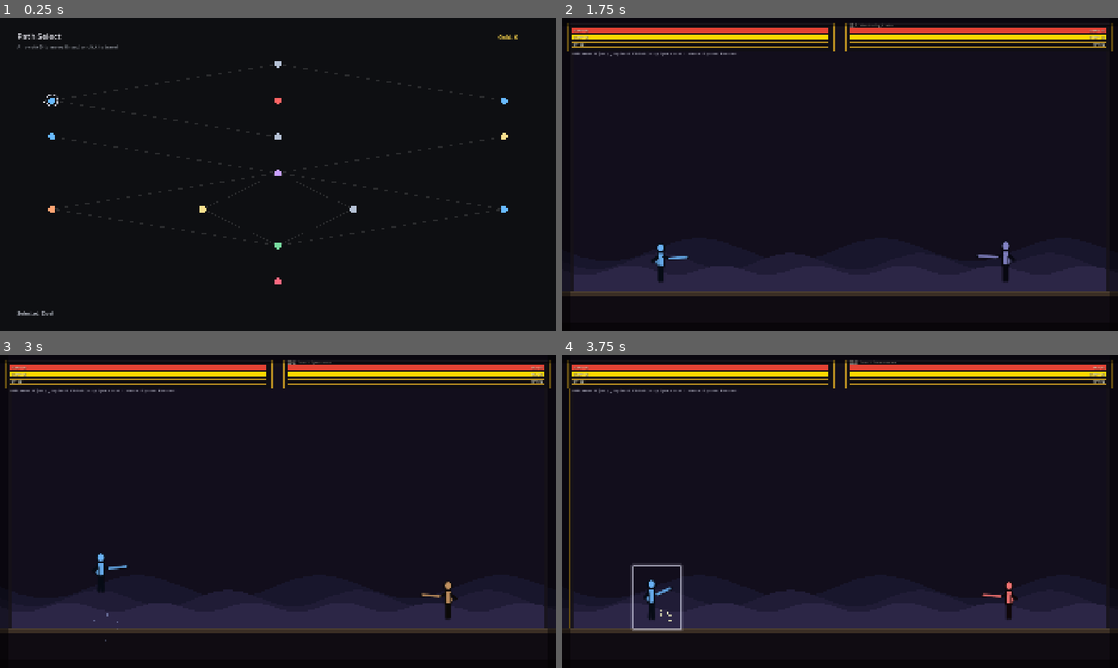
Above: before the commit, frames 1-4 (two rows, left to right).
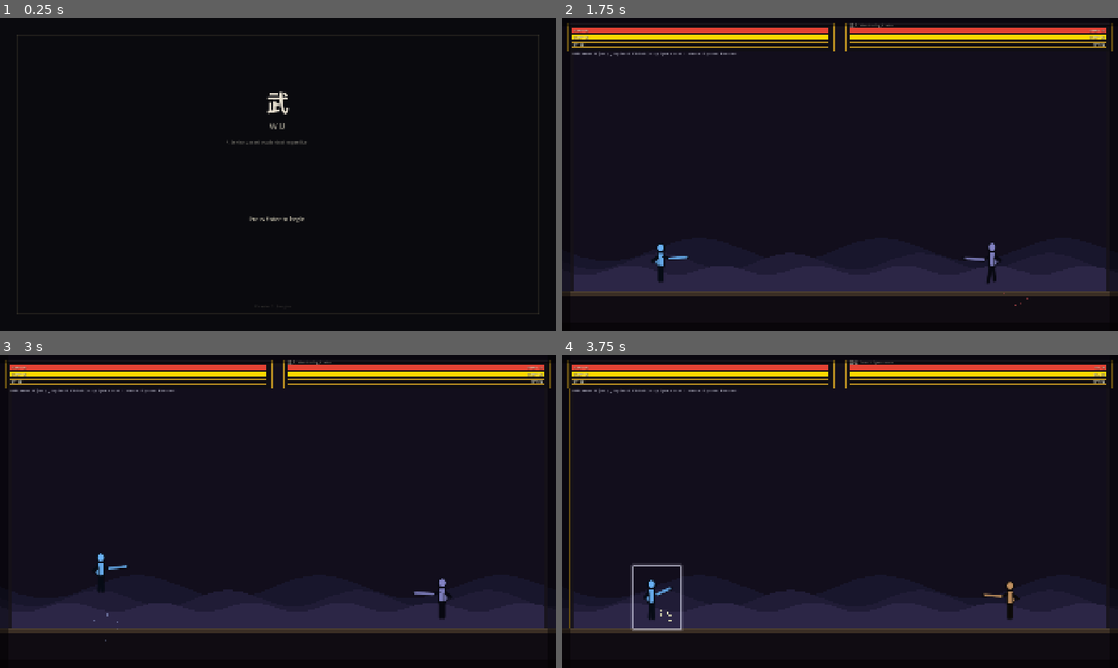
Above: after the commit, the same moments.

Repository: Neroysq/WU
Game: Godot game, scene res://scenes/Main.tscn
The game is run twice, just before and just after one commit, with the same random seed, the same clock (stepped at 60 frames per second) and the same inputs.
Inputs (mouse positions are in pixels of both pictures, inside the frame that each line leads up to):
- Up to frame 1 (0.25 s): no input
- Up to frame 2 (1.75 s): tap Enter at 0.5 s; move the mouse to (962, 158) at 0.52 s; hold D 0.53-1.28 s; tap R at 0.6, 1.35 s; click (962, 158) at 0.67 s; tap Space at 0.77, 1.52 s; move the mouse to (728, 190) at 1.27 s; hold S from 1.28 s (still down); click (728, 190) at 1.42 s
- Up to frame 3 (3 s): move the mouse to (333, 442) at 2.02 s; release S at 2.03 s; hold D 2.03-2.78 s; tap P at 2.1 s; click (333, 442) at 2.17 s; tap R at 2.3 s; tap Space at 2.75 s; move the mouse to (250, 574) at 2.77 s; hold W from 2.78 s (still down); tap Enter at 2.85 s; click (250, 574) at 2.92 s
- Up to frame 4 (3.75 s): tap Space at 3.02 s; tap R at 3.05 s; tap Enter at 3.5 s; move the mouse to (1006, 558) at 3.52 s; release W at 3.53 s; hold A from 3.53 s (still down); tap J at 3.6 s; click (1006, 558) at 3.67 s

The runs differ from the first frame. In frame 1, 1.8% of the frame differs, in the area x 3-97%, y 4-96%; in frame 2, 0.4%; in frame 3, 0.4%; in frame 4, 0.2%.

Commit message:
implement wu run flow polish and chapter completion

Diff:
--- a/WUGodot/data/Enemies/BanditSpearman.json
+++ b/WUGodot/data/Enemies/BanditSpearman.json
@@ -7,9 +7,9 @@
   "moveSpeed": 180.0,
   "jumpForce": 650.0,
   "gravity": 2800.0,
-  "healthMax": 80.0,
-  "postureMax": 90.0,
-  "postureRecoveryRate": 9.0,
+  "healthMax": 75.0,
+  "postureMax": 80.0,
+  "postureRecoveryRate": 7.0,
   "attackRange": 110.0,
   "halfWidth": 22.0,
   "height": 90.0,
--- a/WUGodot/data/Enemies/BanditSwordsman.json
+++ b/WUGodot/data/Enemies/BanditSwordsman.json
@@ -7,17 +7,17 @@
   "moveSpeed": 200.0,
   "jumpForce": 700.0,
   "gravity": 2800.0,
-  "healthMax": 90.0,
-  "postureMax": 100.0,
-  "postureRecoveryRate": 10.0,
+  "healthMax": 80.0,
+  "postureMax": 85.0,
+  "postureRecoveryRate": 8.0,
   "attackRange": 72.0,
   "halfWidth": 22.0,
   "height": 88.0,
   "colorBody": "#FF7878",
   "colorAccent": "#D23C3C",
   "pattern_table": ["bandit_slash", "bandit_thrust_perilous", "bandit_overhead"],
-  "aggression": 0.5,
-  "blockChance": 0.25,
+  "aggression": 0.45,
+  "blockChance": 0.2,
   "preferredRange": 72.0,
   "retreatChance": 0.02,
   "dashChance": 0.03
--- a/WUGodot/data/Enemies/IronBear.json
+++ b/WUGodot/data/Enemies/IronBear.json
@@ -7,16 +7,16 @@
   "moveSpeed": 240.0,
   "jumpForce": 600.0,
   "gravity": 2800.0,
-  "healthMax": 300.0,
-  "postureMax": 180.0,
-  "postureRecoveryRate": 16.0,
+  "healthMax": 280.0,
+  "postureMax": 160.0,
+  "postureRecoveryRate": 14.0,
   "attackRange": 90.0,
   "halfWidth": 30.0,
   "height": 104.0,
   "colorBody": "#CC6644",
   "colorAccent": "#884422",
   "pattern_table": ["bear_swipe", "bear_overhead", "bear_stomp", "bear_crush_grab"],
-  "aggression": 0.55,
+  "aggression": 0.5,
   "blockChance": 0.15,
   "preferredRange": 90.0,
   "retreatChance": 0.01,
--- a/WUGodot/data/Enemies/MaskedAssassin.json
+++ b/WUGodot/data/Enemies/MaskedAssassin.json
@@ -7,19 +7,19 @@
   "moveSpeed": 420.0,
   "jumpForce": 800.0,
   "gravity": 2800.0,
-  "healthMax": 100.0,
-  "postureMax": 90.0,
-  "postureRecoveryRate": 11.0,
+  "healthMax": 90.0,
+  "postureMax": 85.0,
+  "postureRecoveryRate": 9.0,
   "attackRange": 68.0,
   "halfWidth": 20.0,
   "height": 86.0,
   "colorBody": "#444466",
   "colorAccent": "#222244",
   "pattern_table": ["smoke_thrust", "flicker_slash", "assassin_backstab", "assassin_perilous_grab"],
-  "aggression": 0.65,
+  "aggression": 0.6,
   "blockChance": 0.2,
   "preferredRange": 68.0,
   "retreatChance": 0.06,
   "dashChance": 0.12,
-  "teleport_chance": 0.08
+  "teleport_chance": 0.06
 }
--- a/WUGodot/data/Enemies/SectDisciple.json
+++ b/WUGodot/data/Enemies/SectDisciple.json
@@ -7,17 +7,17 @@
   "moveSpeed": 380.0,
   "jumpForce": 780.0,
   "gravity": 2800.0,
-  "healthMax": 140.0,
-  "postureMax": 130.0,
-  "postureRecoveryRate": 14.0,
+  "healthMax": 130.0,
+  "postureMax": 120.0,
+  "postureRecoveryRate": 12.0,
   "attackRange": 78.0,
   "halfWidth": 24.0,
   "height": 92.0,
   "colorBody": "#FFAA6E",
   "colorAccent": "#E65C00",
   "pattern_table": ["disciple_slash", "disciple_thrust", "disciple_sweep", "disciple_counter", "disciple_jump_attack"],
-  "aggression": 0.7,
-  "blockChance": 0.45,
+  "aggression": 0.65,
+  "blockChance": 0.4,
   "preferredRange": 78.0,
   "retreatChance": 0.03,
   "dashChance": 0.08
--- a/WUGodot/data/Enemies/WanderingRonin.json
+++ b/WUGodot/data/Enemies/WanderingRonin.json
@@ -7,17 +7,17 @@
   "moveSpeed": 300.0,
   "jumpForce": 750.0,
   "gravity": 2800.0,
-  "healthMax": 120.0,
-  "postureMax": 110.0,
-  "postureRecoveryRate": 12.0,
+  "healthMax": 110.0,
+  "postureMax": 100.0,
+  "postureRecoveryRate": 10.0,
   "attackRange": 80.0,
   "halfWidth": 22.0,
   "height": 90.0,
   "colorBody": "#8888CC",
   "colorAccent": "#5555AA",
   "pattern_table": ["ronin_slash", "ronin_thrust", "ronin_sweep", "ronin_perilous_thrust"],
-  "aggression": 0.6,
-  "blockChance": 0.35,
+  "aggression": 0.55,
+  "blockChance": 0.3,
   "preferredRange": 80.0,
   "retreatChance": 0.03,
   "dashChance": 0.06
--- a/WUGodot/data/Settings/GameSettings.json
+++ b/WUGodot/data/Settings/GameSettings.json
@@ -8,15 +8,15 @@
   "worldBoundsLeft": 80.0,
   "worldBoundsRight": 1840.0,
 
-  "defaultPostureRecoveryRate": 12.0,
-  "parryWindow": 0.12,
+  "defaultPostureRecoveryRate": 10.0,
+  "parryWindow": 0.15,
   "stunDuration": 0.7,
   "groundMoveControl": 0.25,
   "airMoveControl": 0.12,
   "attackMoveControlMultiplier": 2.0,
   "blockHealthMultiplier": 0.2,
-  "blockPostureMultiplier": 1.6,
-  "parryPostureDamage": 55.0,
+  "blockPostureMultiplier": 1.5,
+  "parryPostureDamage": 50.0,
   "parryStunDuration": 0.6,
 
   "cameraShakeDecay": 20.0,
--- a/WUGodot/scripts/combat_scene.gd
+++ b/WUGodot/scripts/combat_scene.gd
@@ -30,6 +30,8 @@
 var _is_paused: bool = false
 var _debug_enabled: bool = false
 var _heavy_committed_attack: bool = false
+var _boss_death_timer: float = 0.0
+var _boss_death_triggered: bool = false
 
 var _input_tracker: InputTracker = InputTracker.new()
 var _input_buffer: Variant = InputBufferScript.new()
@@ -79,6 +81,8 @@
 	_slow_mo_timer = 0.0
 	_slow_mo_factor = 1.0
 	_heavy_committed_attack = false
+	_boss_death_timer = 0.0
+	_boss_death_triggered = false
 
 	_particle_system.clear()
 	_damage_number_system.clear()
@@ -146,6 +150,23 @@
 		queue_redraw()
 		return
 
+	if _boss_death_triggered:
+		_boss_death_timer -= delta
+		if _boss_death_timer <= 0.0:
+			_boss_death_triggered = false
+			_is_paused_on_end = true
+			_end_message = "Boss Defeated (Enter)"
+			_sync_input_tracker()
+			queue_redraw()
+			return
+		if not _is_paused:
+			_camera.update(delta)
+			_particle_system.update(dt)
+			_damage_number_system.update(dt)
+		_sync_input_tracker()
+		queue_redraw()
+		return
+
 	_combat_system.update_facing(_player, _enemy)
 
 	var attack_key: int = int(_player.controls.get("attack", KEY_J))
@@ -170,8 +191,17 @@
 	elif _enemy.health_current <= 0.0:
 		if _player.technique_engine != null:
 			_player.technique_engine.on_kill(_player)
-		_is_paused_on_end = true
-		_end_message = "Boss Defeated (Enter)" if _current_node.node_type == MapNode.NodeType.BOSS else "Victory (Enter)"
+		if _current_node.node_type == MapNode.NodeType.BOSS:
+			_boss_death_triggered = true
+			_boss_death_timer = 1.0
+			_trigger_slow_mo(0.2, 1.0)
+			_on_camera_shake(20.0)
+			_show_feedback("破山!", 1.2)
+			_particle_system.spawn_hit_sparks(_enemy.position + Vector2(0.0, -_enemy.height * 0.5), 40, Color8(255, 200, 80))
+			_particle_system.spawn_hit_sparks(_enemy.position + Vector2(0.0, -_enemy.height * 0.3), 20, Color8(255, 120, 40))
+		else:
+			_is_paused_on_end = true
+			_end_message = "Victory (Enter)"
 
 	if not _is_paused:
 		_camera.update(delta)
--- a/WUGodot/scripts/main.gd
+++ b/WUGodot/scripts/main.gd
@@ -4,6 +4,7 @@
 const ShopGeneratorScript = preload("res://scripts/shop_generator.gd")
 
 enum SceneType {
+	MAIN_MENU,
 	MAP,
 	COMBAT,
 	REWARD,
@@ -11,12 +12,13 @@
 	SHOP,
 	REST,
 	FORGET_TECHNIQUE,
+	VICTORY,
 	GAME_OVER,
 }
 
 @onready var _combat_scene: CombatScene = $CombatScene
 
-var _current_scene: int = SceneType.MAP
+var _current_scene: int = SceneType.MAIN_MENU
 var _run_state: RunState
 var _player: Fighter
 var _map_selection_idx: int = 0
@@ -37,6 +39,10 @@
 var _forget_selection_idx: int = 0
 var _rest_choice_idx: int = 0
 var _combat_gold_multiplier: int = 1
+var _run_start_time: float = 0.0
+var _run_end_time: float = 0.0
+var _run_gold_earned: int = 0
+var _run_techniques_acquired: Array[String] = []
 
 var _input_tracker: InputTracker = InputTracker.new()
 var _cursor_flash: float = 0.0
@@ -45,8 +51,9 @@
 	Engine.max_fps = GameConstants.TARGET_FPS
 	Input.set_mouse_mode(Input.MOUSE_MODE_VISIBLE)
 	DataManager.initialize()
-	start_new_run()
+	_current_scene = SceneType.MAIN_MENU
 	_combat_scene.combat_end.connect(_on_combat_end)
+	_combat_scene.deactivate()
 	queue_redraw()
 	_sync_input_tracker()
 
@@ -72,6 +79,10 @@
 	_forget_selection_idx = 0
 	_rest_choice_idx = 0
 	_combat_gold_multiplier = 1
+	_run_start_time = Time.get_ticks_msec() / 1000.0
+	_run_end_time = 0.0
+	_run_gold_earned = 0
+	_run_techniques_acquired.clear()
 	_input_tracker.clear()
 	_combat_scene.on_exit()
 	_combat_scene.deactivate()
@@ -80,20 +91,22 @@
 	_cursor_flash += delta
 
 	if Input.is_key_pressed(KEY_ESCAPE):
-		if _current_scene == SceneType.MAP or _current_scene == SceneType.GAME_OVER:
+		if _current_scene == SceneType.MAIN_MENU or _current_scene == SceneType.MAP or _current_scene == SceneType.GAME_OVER:
 			get_tree().quit()
 			return
 
 	if _input_tracker.pressed_key(KEY_F5):
 		DataManager.reload_data()
 
-	if _input_tracker.pressed_key(KEY_R):
+	if _input_tracker.pressed_key(KEY_R) and (_current_scene == SceneType.MAP or _current_scene == SceneType.COMBAT):
 		start_new_run()
 		_sync_input_tracker()
 		queue_redraw()
 		return
 
 	match _current_scene:
+		SceneType.MAIN_MENU:
+			_update_main_menu()
 		SceneType.MAP:
 			_update_map()
 		SceneType.COMBAT:
@@ -108,11 +121,18 @@
 			_update_rest()
 		SceneType.FORGET_TECHNIQUE:
 			_update_forget_technique()
+		SceneType.VICTORY:
+			_update_victory()
 		SceneType.GAME_OVER:
 			_update_game_over()
 
 	_sync_input_tracker()
 	queue_redraw()
+
+func _update_main_menu() -> void:
+	if _accept_pressed() or _input_tracker.pressed_mouse(MOUSE_BUTTON_LEFT):
+		start_new_run()
+		_current_scene = SceneType.MAP
 
 func _update_map() -> void:
 	var next_nodes: Array[MapNode] = _run_state.get_available_next()
@@ -243,6 +263,10 @@
 		_shop_message = str(result.get("message", ""))
 		_shop_message_timer = 2.0
 		if bool(result.get("success", false)):
+			if str(item.get("type", "")) == "technique":
+				var bought_id: String = str(item.get("technique_id", ""))
+				if not bought_id.is_empty() and not _run_techniques_acquired.has(bought_id):
+					_run_techniques_acquired.append(bought_id)
 			if bool(result.get("open_forget", false)):
 				_shop_items.remove_at(_shop_selection_idx)
 				_shop_selection_idx = mini(_shop_selection_idx, maxi(_shop_items.size() - 1, 0))
@@ -299,13 +323,13 @@
 		_run_state.mark_current_node_cleared()
 		_current_scene = SceneType.MAP
 
+func _update_victory() -> void:
+	if _accept_pressed() or _input_tracker.pressed_mouse(MOUSE_BUTTON_LEFT):
+		_current_scene = SceneType.MAIN_MENU
+
 func _update_game_over() -> void:
-	var restart_rect: Rect2 = _get_restart_button_rect()
-	var mouse_pos: Vector2 = get_viewport().get_mouse_position()
-	_game_over_hover_restart = restart_rect.has_point(mouse_pos)
-
-	if _accept_pressed() or (_game_over_hover_restart and _input_tracker.pressed_mouse(MOUSE_BUTTON_LEFT)):
-		start_new_run()
+	if _accept_pressed() or _input_tracker.pressed_mouse(MOUSE_BUTTON_LEFT):
+		_current_scene = SceneType.MAIN_MENU
 
 func _travel_to_node(chosen: MapNode) -> void:
 	_run_state.advance_to(chosen.id)
@@ -431,12 +455,17 @@
 		var passed_test: bool = rng.randf() < 0.5
 		_event_result = _event_runner.apply_timing_result(passed_test, _player)
 	_event_showing_result = true
+	var granted: String = str(_event_result.get("granted_technique", ""))
+	if not granted.is_empty() and not _run_techniques_acquired.has(granted):
+		_run_techniques_acquired.append(granted)
 
 func _apply_reward_by_index(index: int) -> void:
 	if index < 0 or index >= _rewards.size():
 		return
 	var selected: RewardOption = _rewards[index]
 	selected.apply(_player)
+	if selected.technique_id != "" and not _run_techniques_acquired.has(selected.technique_id):
+		_run_techniques_acquired.append(selected.technique_id)
 	_run_state.mark_current_node_cleared()
 	_rewards.clear()
 	_reward_selection_idx = 0
@@ -457,7 +486,9 @@
 					base_gold = 10
 				MapNode.NodeType.BOSS:
 					base_gold = 0
-		_player.gold += base_gold * _combat_gold_multiplier
+		var gold_gained: int = base_gold * _combat_gold_multiplier
+		_player.gold += gold_gained
+		_run_gold_earned += gold_gained
 
 		if node != null and node.node_type == MapNode.NodeType.AMBUSH:
 			node.ambush_remaining -= 1
@@ -469,16 +500,19 @@
 
 		_run_state.mark_current_node_cleared()
 		if node != null and node.node_type == MapNode.NodeType.BOSS:
-			_current_scene = SceneType.GAME_OVER
-			_end_message = "Victory! Run Complete!"
+			_run_end_time = Time.get_ticks_msec() / 1000.0
+			_current_scene = SceneType.VICTORY
 		else:
 			_current_scene = SceneType.REWARD
 	else:
+		_run_end_time = Time.get_ticks_msec() / 1000.0
 		_current_scene = SceneType.GAME_OVER
-		_end_message = "Defeat..."
+		_end_message = "Defeated"
 
 func _draw() -> void:
 	match _current_scene:
+		SceneType.MAIN_MENU:
+			_draw_main_menu()
 		SceneType.MAP:
 			_draw_map()
 		SceneType.COMBAT:
@@ -493,8 +527,30 @@
 			_draw_rest()
 		SceneType.FORGET_TECHNIQUE:
 			_draw_forget_technique()
+		SceneType.VICTORY:
+			_draw_victory()
 		SceneType.GAME_OVER:
 			_draw_game_over()
+
+func _draw_main_menu() -> void:
+	draw_rect(Rect2(0.0, 0.0, GameConstants.VIEW_WIDTH, GameConstants.VIEW_HEIGHT), Color8(10, 10, 14), true)
+
+	var center_x: float = float(GameConstants.VIEW_WIDTH) * 0.5
+	var title_y: float = float(GameConstants.VIEW_HEIGHT) * 0.3
+
+	_draw_text("武", center_x - 40.0, title_y, Color(0.95, 0.92, 0.85, 0.95), 80)
+	_draw_text("W U", center_x - 30.0, title_y + 60.0, Color(0.7, 0.68, 0.62, 0.8), 28)
+	_draw_text("A Sekiro-paced wuxia duel roguelike", center_x - 180.0, title_y + 110.0, Color(0.55, 0.54, 0.5, 0.7), 16)
+
+	var prompt_pulse: float = 0.5 + 0.5 * sin(_cursor_flash * 4.0)
+	_draw_text("Press Enter to begin", center_x - 100.0, float(GameConstants.VIEW_HEIGHT) * 0.65, Color(0.8, 0.78, 0.7, prompt_pulse), 20)
+	_draw_text("Chapter 1: Jianghu", center_x - 80.0, float(GameConstants.VIEW_HEIGHT) - 80.0, Color(0.4, 0.38, 0.35, 0.5), 14)
+
+	var border_color: Color = Color(0.3, 0.28, 0.22, 0.3)
+	draw_rect(Rect2(60.0, 60.0, float(GameConstants.VIEW_WIDTH) - 120.0, 2.0), border_color)
+	draw_rect(Rect2(60.0, float(GameConstants.VIEW_HEIGHT) - 62.0, float(GameConstants.VIEW_WIDTH) - 120.0, 2.0), border_color)
+	draw_rect(Rect2(60.0, 60.0, 2.0, float(GameConstants.VIEW_HEIGHT) - 120.0), border_color)
+	draw_rect(Rect2(float(GameConstants.VIEW_WIDTH) - 62.0, 60.0, 2.0, float(GameConstants.VIEW_HEIGHT) - 120.0), border_color)
 
 func _draw_map() -> void:
 	_draw_background()
@@ -655,21 +711,85 @@
 		y += 44.0
 	_draw_text("W/S to browse, Enter to forget, Q to cancel", panel.position.x + 26.0, panel.end.y - 30.0, Color(0.6, 0.62, 0.66, 0.7), 14)
 
+func _draw_victory() -> void:
+	draw_rect(Rect2(0.0, 0.0, GameConstants.VIEW_WIDTH, GameConstants.VIEW_HEIGHT), Color8(12, 11, 16), true)
+
+	var center_x: float = float(GameConstants.VIEW_WIDTH) * 0.5
+	var scroll: Rect2 = Rect2(center_x - 340.0, 80.0, 680.0, float(GameConstants.VIEW_HEIGHT) - 160.0)
+	draw_rect(scroll, Color8(28, 26, 22, 240), true)
+	var gold: Color = GameConstants.COLOR_GOLD_DARK
+	draw_rect(Rect2(scroll.position.x, scroll.position.y, scroll.size.x, 3.0), gold)
+	draw_rect(Rect2(scroll.position.x, scroll.end.y - 3.0, scroll.size.x, 3.0), gold)
+	draw_rect(Rect2(scroll.position.x, scroll.position.y, 3.0, scroll.size.y), gold)
+	draw_rect(Rect2(scroll.end.x - 3.0, scroll.position.y, 3.0, scroll.size.y), gold)
+
+	var y: float = scroll.position.y + 50.0
+	var left: float = scroll.position.x + 40.0
+
+	_draw_text("江湖初顯", center_x - 60.0, y, Color(0.95, 0.88, 0.65, 0.95), 36)
+	y += 40.0
+	_draw_text("The Wanderer Emerges", center_x - 100.0, y, Color(0.75, 0.72, 0.65, 0.8), 18)
+	y += 60.0
+
+	draw_rect(Rect2(left, y, scroll.size.x - 80.0, 1.0), Color(0.5, 0.45, 0.35, 0.4))
+	y += 30.0
+
+	var run_duration: float = _run_end_time - _run_start_time
+	var minutes: int = int(run_duration) / 60
+	var seconds: int = int(run_duration) % 60
+	_draw_text("Run Duration", left, y, Color(0.6, 0.58, 0.52, 0.7), 14)
+	_draw_text("%d:%02d" % [minutes, seconds], left + 200.0, y, Color(0.9, 0.88, 0.8, 0.9), 16)
+	y += 30.0
+
+	var hp_pct: int = int(round(_player.health_current / maxf(_player.health_max, 1.0) * 100.0))
+	_draw_text("Final HP", left, y, Color(0.6, 0.58, 0.52, 0.7), 14)
+	_draw_text("%d%%" % hp_pct, left + 200.0, y, Color(0.9, 0.88, 0.8, 0.9), 16)
+	y += 30.0
+
+	_draw_text("Gold Earned", left, y, Color(0.6, 0.58, 0.52, 0.7), 14)
+	_draw_text("%d" % _run_gold_earned, left + 200.0, y, Color(1.0, 0.85, 0.3, 0.9), 16)
+	y += 40.0
+
+	draw_rect(Rect2(left, y, scroll.size.x - 80.0, 1.0), Color(0.5, 0.45, 0.35, 0.4))
+	y += 20.0
+	_draw_text("Techniques Mastered", left, y, Color(0.6, 0.58, 0.52, 0.7), 14)
+	y += 24.0
+
+	if _run_techniques_acquired.is_empty():
+		_draw_text("(none)", left + 20.0, y, Color(0.5, 0.48, 0.44, 0.6), 14)
+		y += 20.0
+	else:
+		for tech_id in _run_techniques_acquired:
+			var tech_data: Dictionary = DataManager.get_technique(tech_id)
+			var cn: String = str(tech_data.get("name_cn", ""))
+			var en: String = str(tech_data.get("name_en", tech_id))
+			_draw_text("%s %s" % [cn, en], left + 20.0, y, Color(0.85, 0.82, 0.75, 0.85), 15)
+			y += 22.0
+
+	y = scroll.end.y - 80.0
+	draw_rect(Rect2(left, y, scroll.size.x - 80.0, 1.0), Color(0.5, 0.45, 0.35, 0.4))
+	y += 20.0
+	_draw_text("The road beyond the bamboo leads deeper into the jianghu...", left, y, Color(0.5, 0.48, 0.42, 0.6), 13)
+
+	var pulse: float = 0.5 + 0.5 * sin(_cursor_flash * 4.0)
+	_draw_text("Press Enter to return", center_x - 90.0, scroll.end.y + 30.0, Color(0.7, 0.68, 0.6, pulse), 16)
+
 func _draw_game_over() -> void:
-	_draw_background()
-	var panel: Rect2 = _get_game_over_panel_rect()
-	_draw_panel(panel)
-	_draw_text(_end_message, panel.position.x + 26.0, panel.position.y + 48.0, Color(0.95, 0.95, 0.98, 0.95), 26)
-	_draw_text("Press Enter / click to restart", panel.position.x + 26.0, panel.position.y + 78.0, Color(0.72, 0.74, 0.78, 0.85), 15)
-
-	var restart_rect: Rect2 = _get_restart_button_rect()
-	var border: Color = Color(0.6, 0.62, 0.68, 0.4)
-	if _game_over_hover_restart:
-		border = Color(0.9, 0.92, 0.98, 0.95)
-	draw_rect(restart_rect, Color(0.06, 0.07, 0.08, 0.88), true)
-	draw_rect(restart_rect, border, false, 2.0)
-	_draw_text("Restart Run", restart_rect.position.x + 28.0, restart_rect.position.y + 34.0, Color(0.9, 0.92, 0.96, 0.95), 18)
-	_draw_menu_cursor(restart_rect.position + Vector2(-14.0, 30.0))
+	draw_rect(Rect2(0.0, 0.0, GameConstants.VIEW_WIDTH, GameConstants.VIEW_HEIGHT), Color8(14, 10, 10), true)
+
+	var center_x: float = float(GameConstants.VIEW_WIDTH) * 0.5
+	var center_y: float = float(GameConstants.VIEW_HEIGHT) * 0.5
+
+	_draw_text("敗", center_x - 30.0, center_y - 60.0, Color(0.6, 0.2, 0.15, 0.8), 60)
+	_draw_text("Defeated", center_x - 50.0, center_y + 10.0, Color(0.7, 0.3, 0.25, 0.7), 22)
+
+	var run_duration: float = _run_end_time - _run_start_time
+	var minutes: int = int(run_duration) / 60
+	var seconds: int = int(run_duration) % 60
+	_draw_text("Time: %d:%02d" % [minutes, seconds], center_x - 50.0, center_y + 60.0, Color(0.5, 0.45, 0.4, 0.6), 14)
+
+	var pulse: float = 0.5 + 0.5 * sin(_cursor_flash * 4.0)
+	_draw_text("Press Enter to return", center_x - 90.0, center_y + 120.0, Color(0.6, 0.55, 0.5, pulse), 16)
 
 func _draw_background() -> void:
 	draw_rect(Rect2(0.0, 0.0, GameConstants.VIEW_WIDTH, GameConstants.VIEW_HEIGHT), Color8(14, 15, 18), true)
